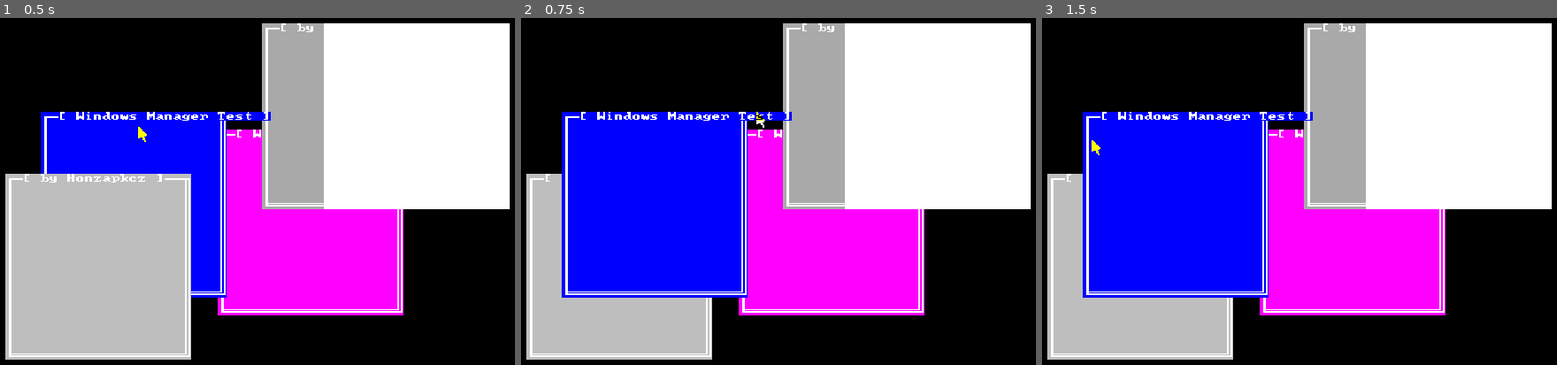
Above: before the commit, frames 1-3 (left to right).
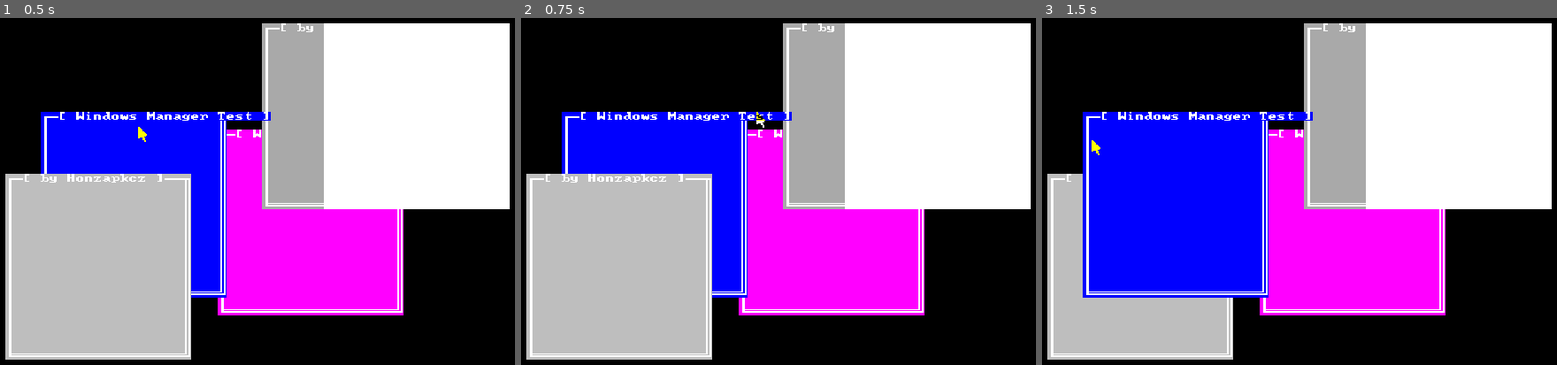
Above: after the commit, the same moments.

Repository: Honzapkcz/godot-de
Game: Godot game, scene res://wm.tscn
The game is run twice, just before and just after one commit, with the same random seed, the same clock (stepped at 60 frames per second) and the same inputs.
Inputs (mouse positions are in pixels of both pictures, inside the frame that each line leads up to):
- Up to frame 1 (0.5 s): no input
- Up to frame 2 (0.75 s): tap Enter at 0.5 s; move the mouse to (948, 188) at 0.52 s; click (948, 188) at 0.67 s
- Up to frame 3 (1.5 s): tap Space at 1.25 s; move the mouse to (1170, 229) at 1.27 s; click (1170, 229) at 1.42 s

Frame 1 is identical in both runs. In frame 2, 10% of the frame differs, in the area x 7-38%, y 44-81%; in frame 3, nothing differs.

Commit message:
Ficed all problems with focus stealing.

Diff:
--- a/TextWM.gd
+++ b/TextWM.gd
@@ -67,15 +67,14 @@
 		else:
 			focus_window.key_up.emit((event as InputEventKey).keycode)
 		return
-	focus_window = get_textwidget((DisplayServer.mouse_get_position() - DisplayServer.window_get_position()) / 2)
-	if not focus_window:
-		print("Focus window not found!")
-		return
-	windows.push_front(windows.pop_at(windows.find(focus_window)))
 	if event is InputEventMouseButton:
 		if (event as InputEventMouseButton).pressed:
+			focus_window = get_textwidget((DisplayServer.mouse_get_position() - DisplayServer.window_get_position()) / 2)
+			if not focus_window:
+				return
+			windows.push_front(windows.pop_at(windows.find(focus_window)))
 			focus_window.mouse_down.emit((event as InputEventMouseButton).button_index)
-		else:
+		elif focus_window:
 			focus_window.mouse_up.emit((event as InputEventMouseButton).button_index)
-	elif event is InputEventMouseMotion:
+	elif event is InputEventMouseMotion and focus_window:
 		focus_window.mouse_move.emit(pos2char((event as InputEventMouseMotion).position), (event as InputEventMouseMotion).relative)
